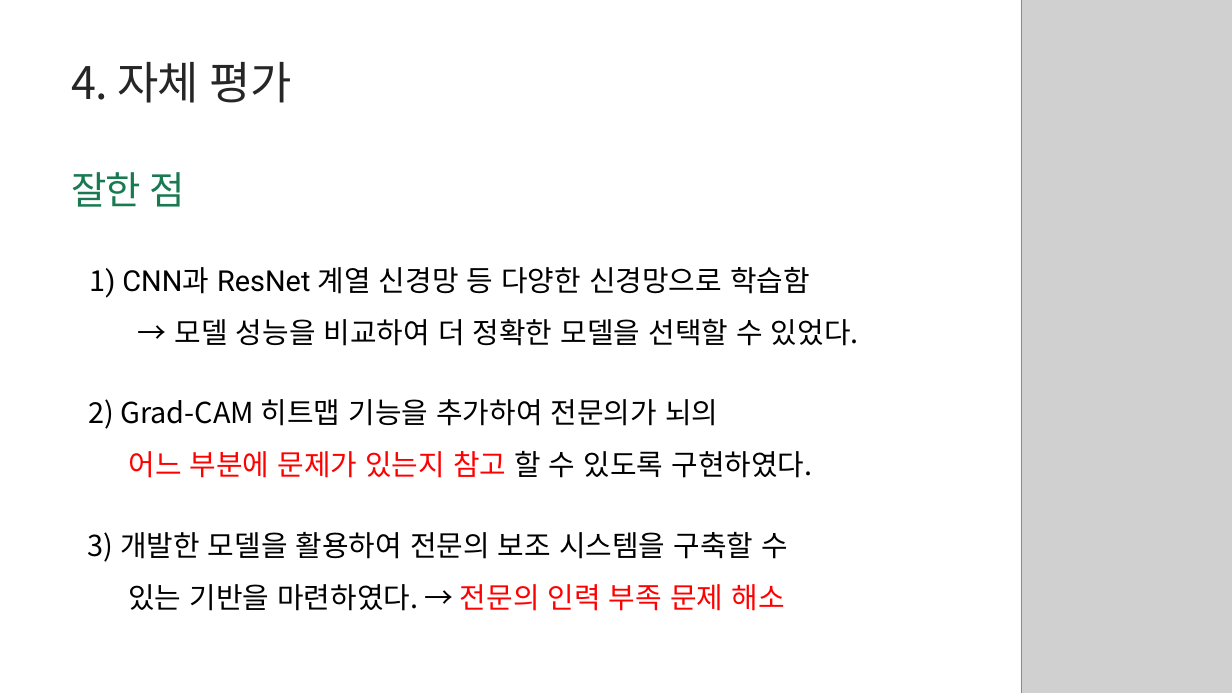
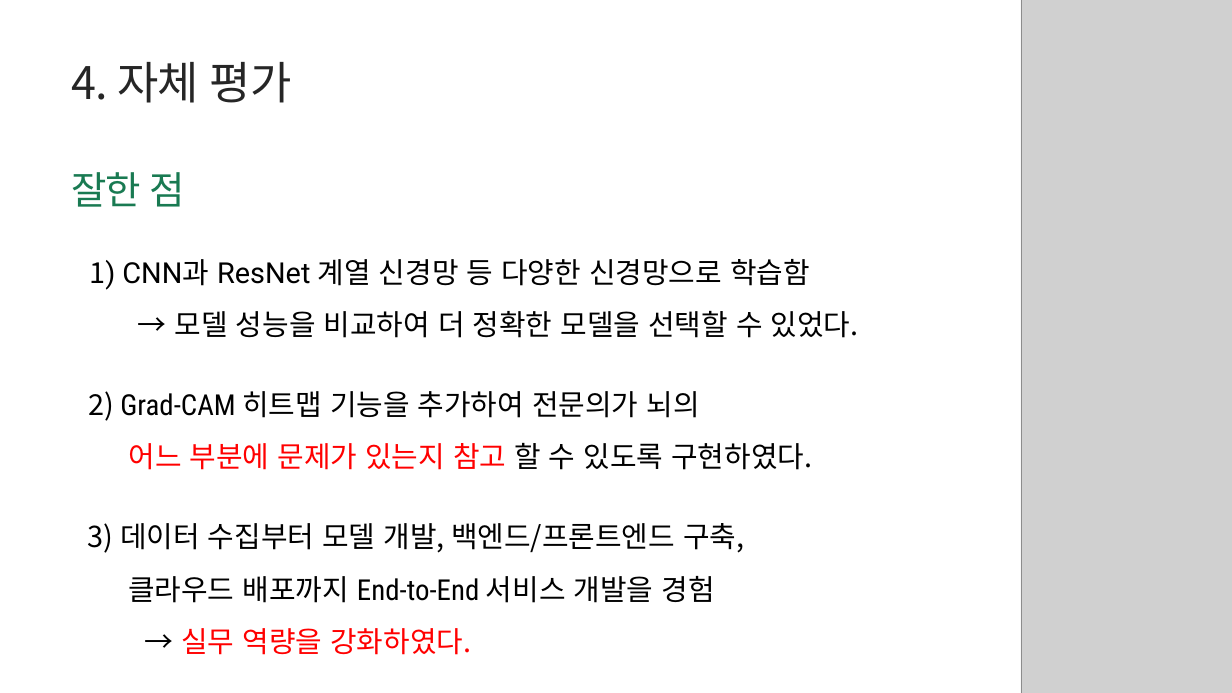
Before and after one commit to parkahjin/brain-hemorrhage, a slide deck: slide 22 of Slide/B팀_Claude_뇌출혈 조기 진단 프로젝트.pptx (slide 21 before the commit). Drawn at 1232x693 pixels with LibreOffice and Linux fonts; fonts in the diff are those of the drawing; grey boxes stand for pictures. Boxes give left, top, right and bottom in pixels: in the first picture for what was removed or moved away, otherwise in the second. Text is boxed around its words. In the diff, an @@ line names an element or a change of style, - is before the commit and + after.

```diff
--- a/Slide/B팀_Claude_뇌출혈 조기 진단 프로젝트.pptx
+++ b/Slide/B팀_Claude_뇌출혈 조기 진단 프로젝트.pptx
@@ text "1) CNN과 ResNet 계열 신경망 ...": place and size @@
-text "1) CNN과 ResNet 계열 신경망 ..." at bbox=[89, 267, 859, 346]
+text "1) CNN과 ResNet 계열 신경망 ..." at bbox=[89, 259, 859, 338]
@@ text "2) Grad-CAM 히트맵 기능을 추가하여 ...": place and size @@
-text "2) Grad-CAM 히트맵 기능을 추가하여 ..." at bbox=[88, 399, 812, 478]
+text "2) Grad-CAM 히트맵 기능을 추가하여 ..." at bbox=[88, 391, 812, 470]
@@ text at bbox=[88, 391, 700, 421]: font Noto Sans CJK KR to Roboto Condensed in "Grad-CAM" @@
@@ text at bbox=[88, 523, 744, 655]: text changed @@
-3) 개발한 모델을 활용하여 전문의 보조 시스템을 구축할 수
-있는 기반을 마련하였다. → 전문의 인력 부족 문제 해소
+3) 데이터 수집부터 모델 개발, 백엔드/프론트엔드 구축,
+클라우드 배포까지 End-to-End 서비스 개발을 경험
+→ 실무 역량을 강화하였다.
```
Also in this commit, not shown: 11 other slides changed, 1 slide added, 5 other files.
